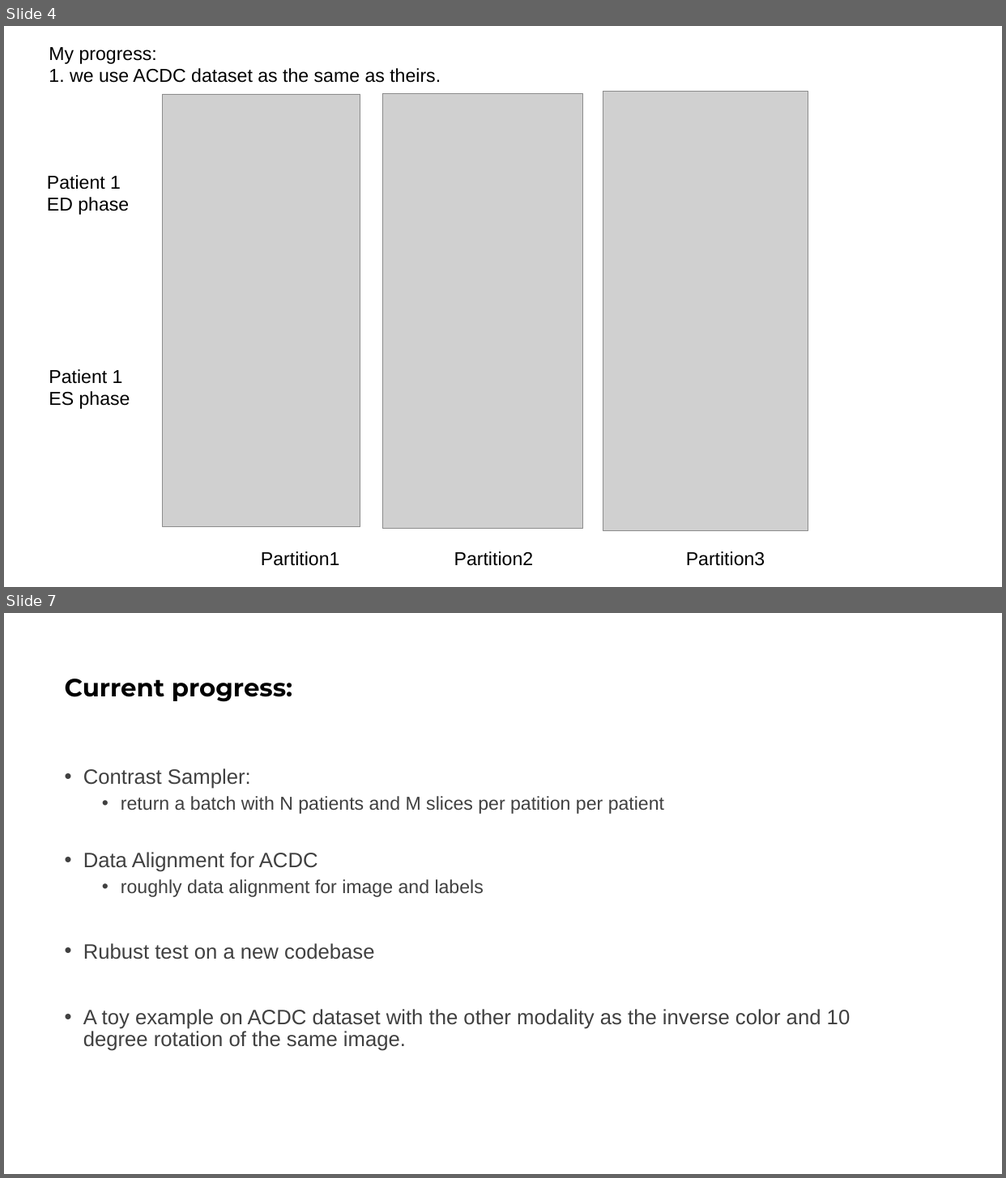
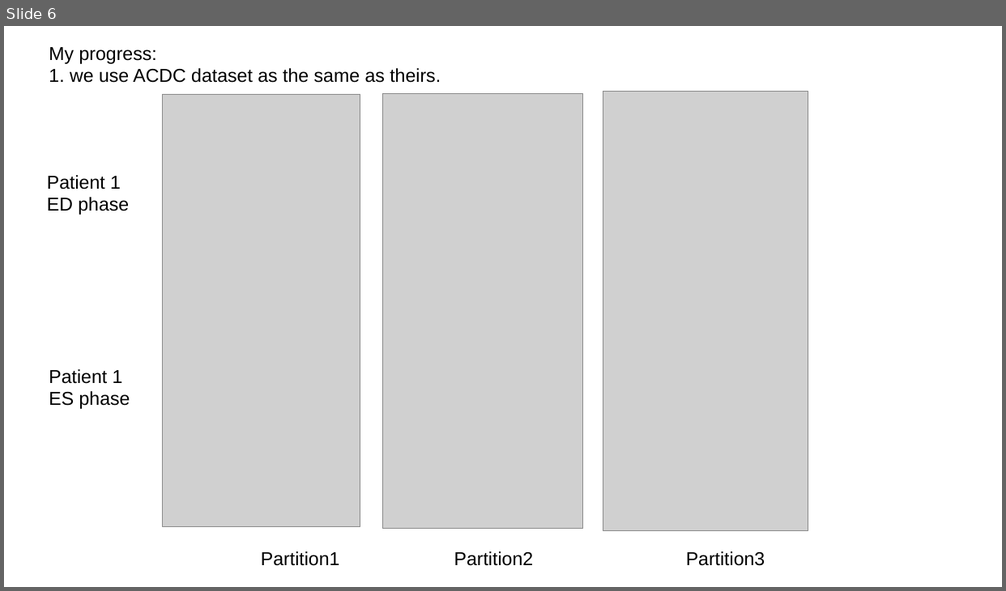
Before and after one commit to jizongFox/Contrast-You, a slide deck: docs/Presentation1.pptx. Shown one above the other, each under a label of ours: slides 4 and 7 before the commit, slide 6 after it; the slides between them are not shown. The pictures are 1006x1178 and 1006x591 pixels, drawn with LibreOffice and Linux fonts; fonts in the diff are those of the drawing; grey boxes stand for pictures. Boxes give left, top, right and bottom in pixels: in the first picture for what was removed or moved away, otherwise in the second. Text is boxed around its words. In the diff, an @@ line names an element or a change of style, - is before the commit and + after.

```diff
--- a/docs/Presentation1.pptx
+++ b/docs/Presentation1.pptx
@@ slide 7 removed at (x1=4, y1=613, x2=1002, y2=1174), background #FFFFFF @@
@@ title removed at (x1=65, y1=679, x2=292, y2=702) @@
-Current progress:
@@ text removed at (x1=83, y1=769, x2=850, y2=1051) @@
-• Contrast Sampler:
-  • return a batch with N patients and M slices per patition per patient
-• Data Alignment for ACDC
-  • roughly data alignment for image and labels
-• Rubust test on a new codebase
-• A toy example on ACDC dataset with the other modality as the inverse color and 10 degree rotation of the same image.
@@ what was slide 4 is now slide 6 @@
```
Also in this commit, not shown: 3 slides changed, 2 slides added, 1 other slide removed, 6 other files.
